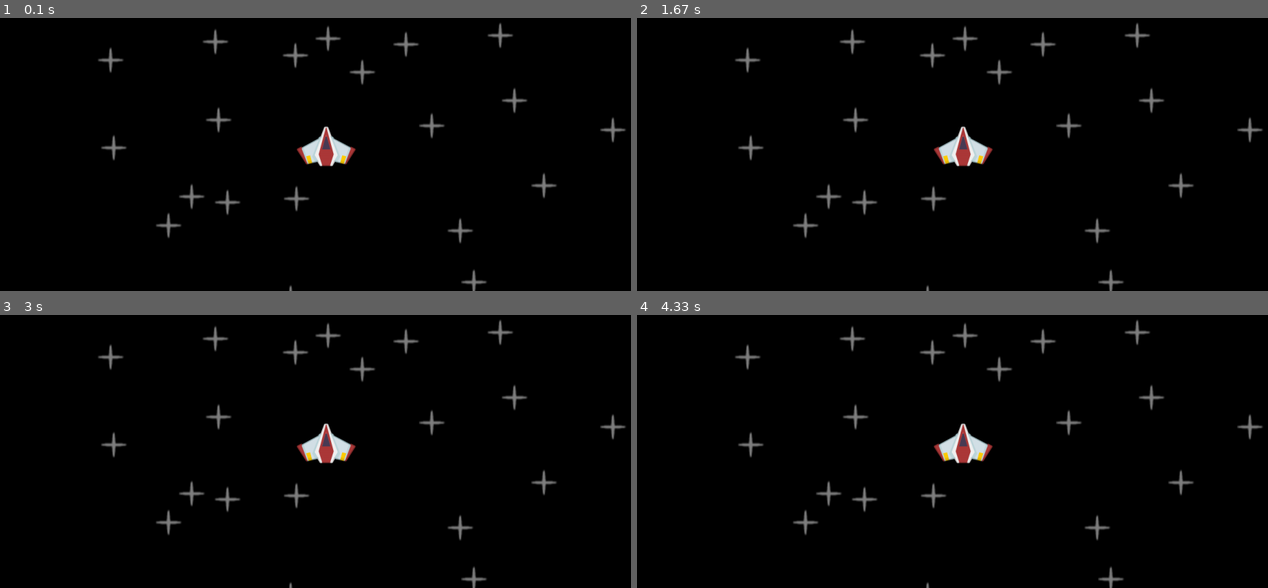
Above: before the commit, frames 1-4 (two rows, left to right).
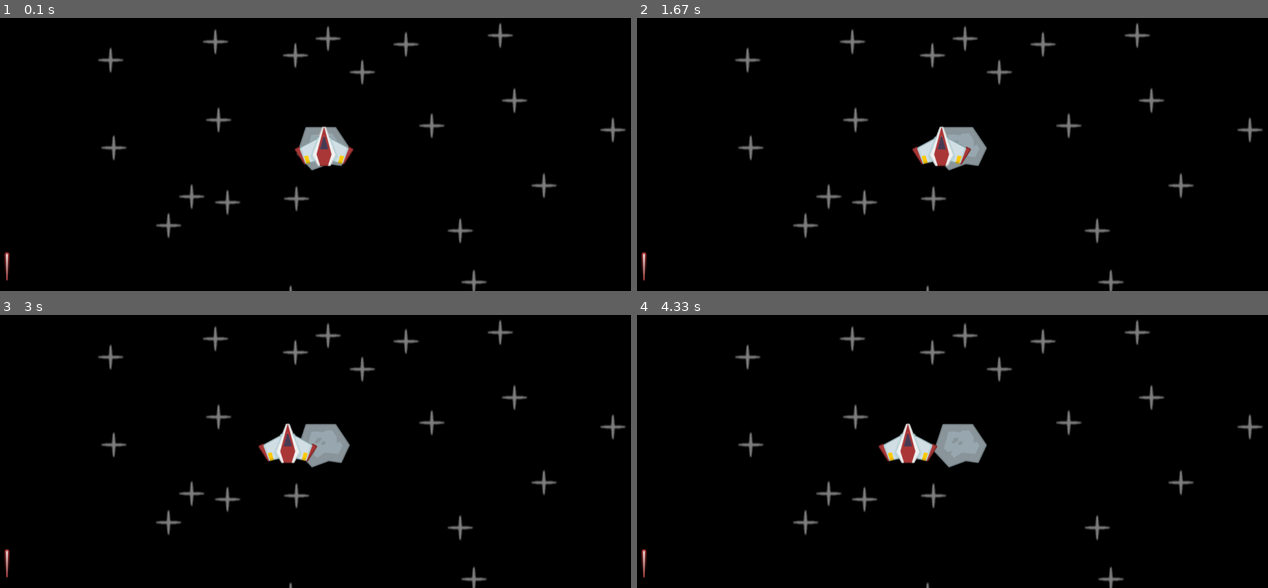
Above: after the commit, the same moments.

Repository: 7IronSnow7/Pygame
Game: pygame game, started from spaceshooter/main.py
The game is run twice, just before and just after one commit, with the same random seed, the same clock (stepped at 60 frames per second) and the same inputs.
Inputs:
- Up to frame 1 (0.1 s): no input
- Up to frame 2 (1.67 s): no input
- Up to frame 3 (3 s): no input
- Up to frame 4 (4.33 s): no input

The runs differ from the first frame. In frame 1, 0.8% of the frame differs, in the area x 0-57%, y 39-97%; in frame 2, 1.3%; in frame 3, 1.7%; in frame 4, 1.9%.

Commit message:
Added laser and meteor image to display surface and got the player movement going

Diff:
--- a/spaceshooter/main.py
+++ b/spaceshooter/main.py
@@ -15,10 +15,25 @@
 surf.fill("orange")
 x = 100
 
-# importing an image
+# imports
+#--> import player
 player_surface = pygame.image.load(join("spaceshooter", "images", "player.png")).convert_alpha()
+#--> import star
 star_surface = pygame.image.load(join("spaceshooter", "images", "star.png")).convert_alpha()
+#---> player position
 player_rect = player_surface.get_frect(center = (window_width / 2, window_height / 2))
+#----> player movement
+player_direction = -1
+#--> import star
+star_surface = pygame.image.load(join("spaceshooter", "images", "star.png")).convert_alpha()
+#--> import meteor
+meteor_surface = pygame.image.load(join("spaceshooter", "images", "meteor.png")).convert_alpha()
+#---> meteor position
+meteor_rect = player_surface.get_frect(center = (window_width / 2, window_height / 2))
+#--> import laser
+laser_surface = pygame.image.load(join("spaceshooter", "images", "laser.png")).convert_alpha()
+#---> laser position
+laser_rect = laser_surface.get_frect(bottomleft = (20, window_height - 20))
 
 # Generate random star position
 num_stars = 20
@@ -38,8 +53,16 @@
     for star_position in stars:
         display_surface.blit(star_surface, star_position)
 
+    # meteor
+    display_surface.blit(meteor_surface, (meteor_rect))
+    # laser
+    display_surface.blit(laser_surface, (laser_rect))
     # player
     display_surface.blit(player_surface, (player_rect))
+    # player movement
+    player_rect.x += player_direction * 0.4
+    if player_rect.right > window_width or player_rect.left < 0:
+        player_direction *= -1
 
     pygame.display.update()
 
